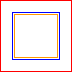
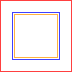
Comparing the layer stacks of the two 72x72 images. Changes:
added group "Borders" (75%) with 3 layers above "Layer" over [0, 0, 72, 72]
moved "Square Boundary" into group "Borders" over [14, 14, 58, 58]
moved "Round Boundary" into group "Borders" over [12, 12, 60, 60]
moved "Icon Border" into group "Borders" over [0, 0, 72, 72]
